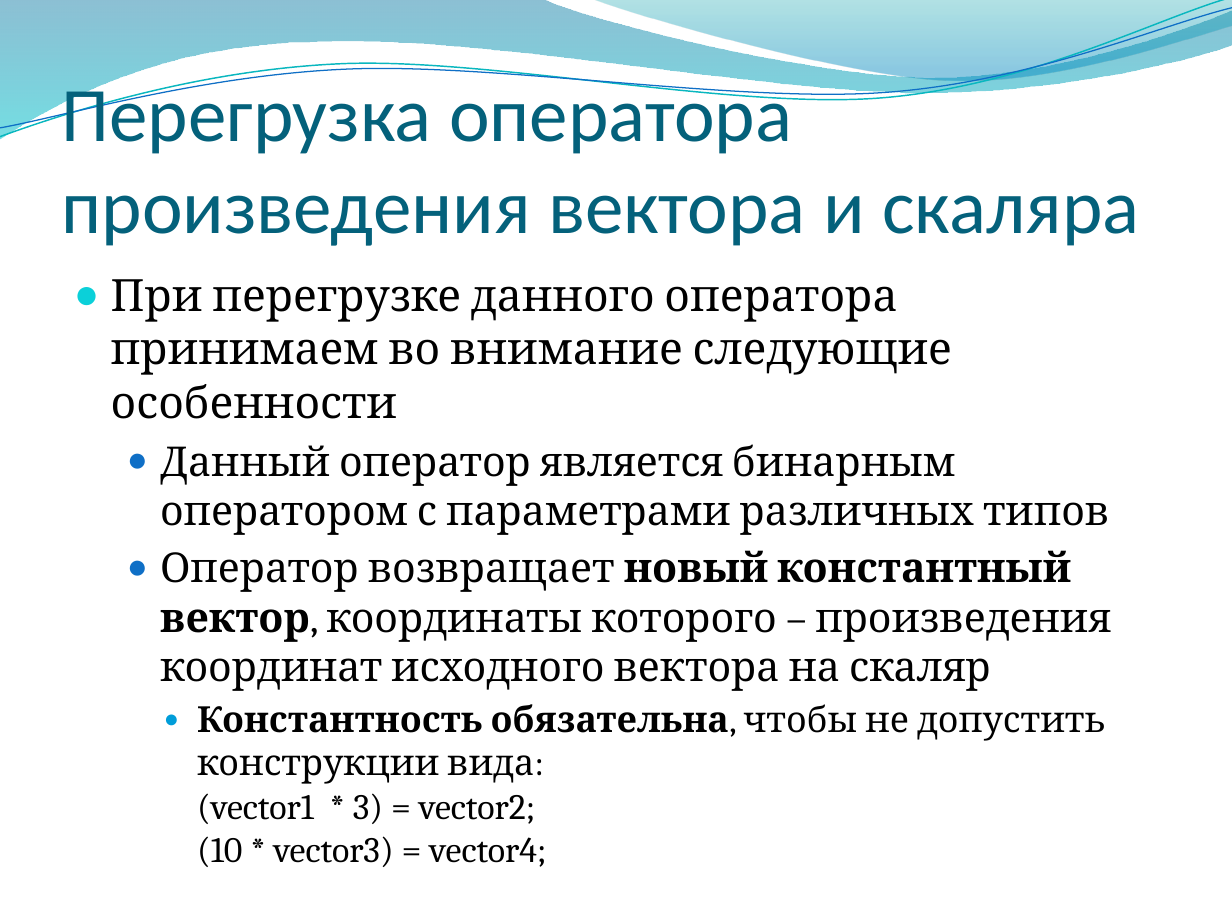
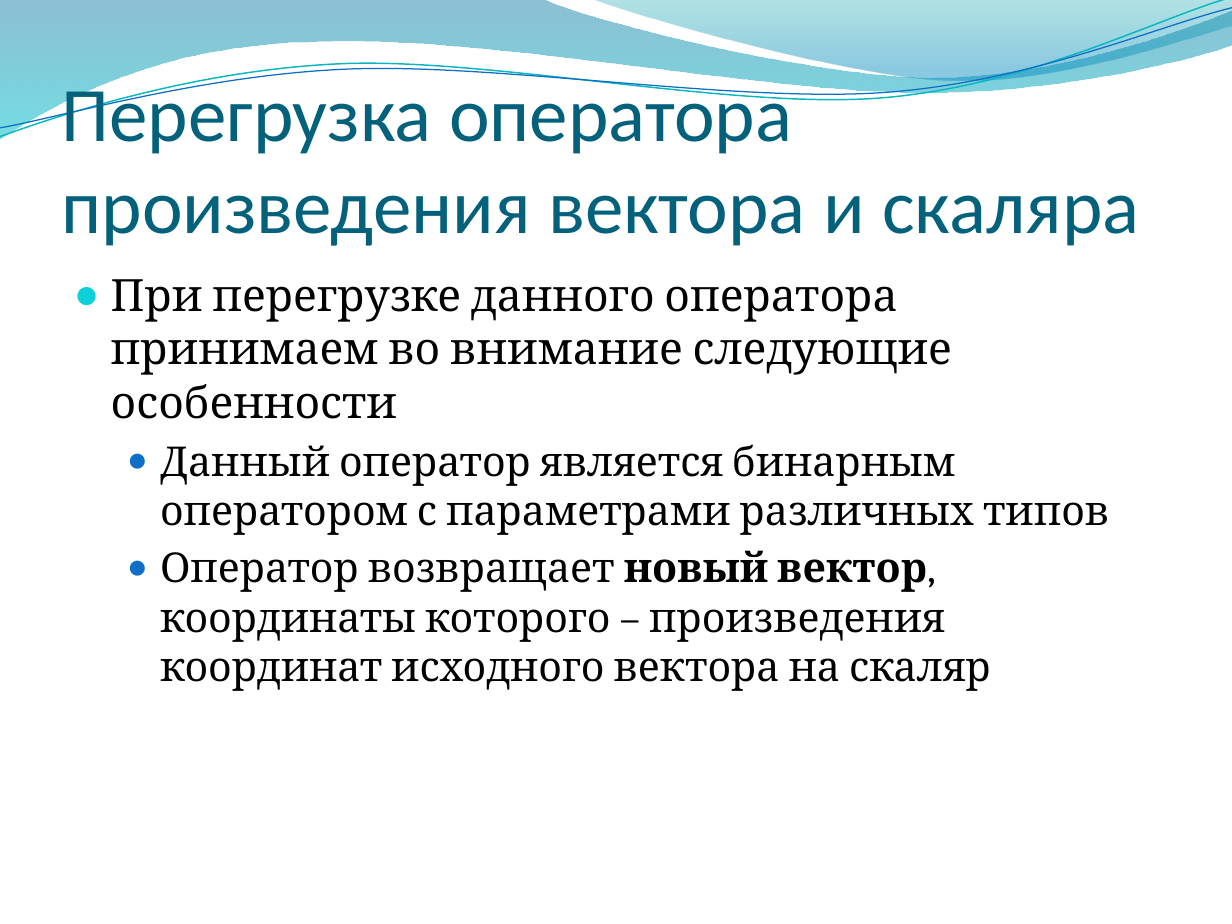
Before and after one commit to alexey-malov/oop, a slide deck: slide 22 of lectures/04/Дружественные функции и классы. Перегрузка операций.pptx. Drawn at 1232x924 pixels with LibreOffice and Linux fonts; fonts in the diff are those of the drawing; background and template pictures are left out. Boxes give left, top, right and bottom in pixels: in the first picture for what was removed or moved away, otherwise in the second. Text is boxed around its words. In the diff, an @@ line names an element or a change of style, - is before the commit and + after.

```diff
--- a/lectures/04/Дружественные функции и классы. Перегрузка операций.pptx
+++ b/lectures/04/Дружественные функции и классы. Перегрузка операций.pptx
@@ text at <box>160,550,991,691</box>: text changed @@
-  ● Оператор возвращает новый константный вектор, координаты которого – произведения координат исходного вектора на скаляр
-    ● Константность обязательна, чтобы не допустить конструкции вида:
-      (vector1 * 3) = vector2;
-      (10 * vector3) = vector4;
+  ● Оператор возвращает новый вектор, координаты которого – произведения координат исходного вектора на скаляр
```
Also in this commit, not shown: 14 other slides changed, 1 other file.
